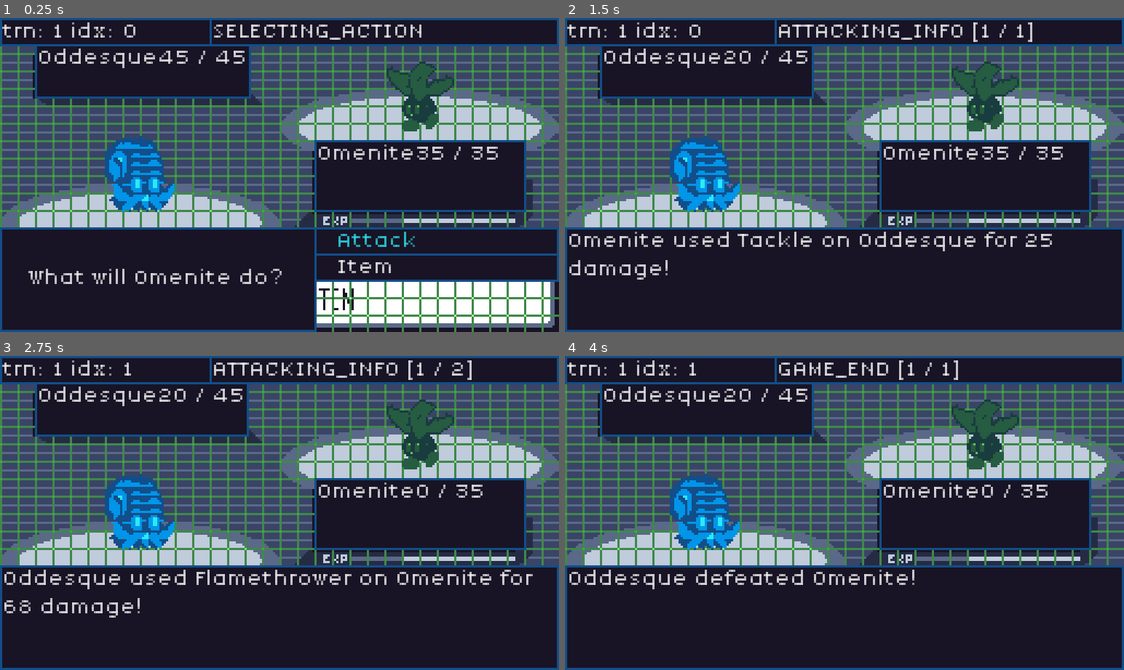
Above: before the commit, frames 1-4 (two rows, left to right).
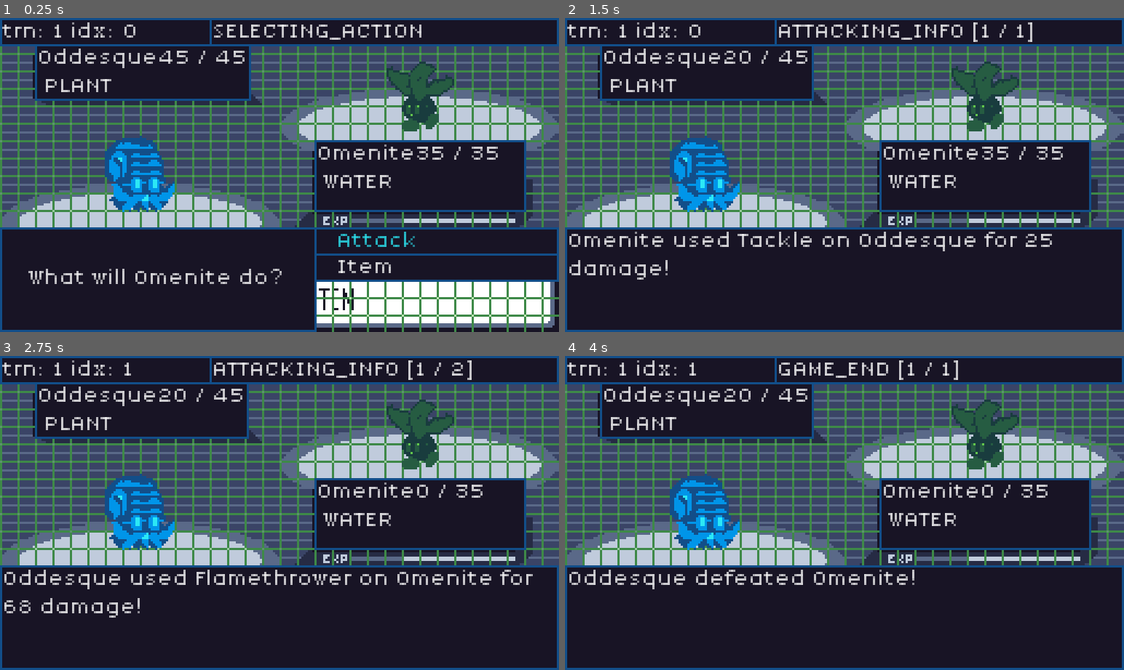
Above: after the commit, the same moments.

Repository: JakeTaussig/rpg-rougelike
Game: Godot game, scene res://scenes/battle.tscn
The game is run twice, just before and just after one commit, with the same random seed, the same clock (stepped at 60 frames per second) and the same inputs.
Inputs:
- Up to frame 1 (0.25 s): no input
- Up to frame 2 (1.5 s): click "Attack" at 0.5 s; click "Tackle" at 1.25 s
- Up to frame 3 (2.75 s): click "Continue" at 2 s
- Up to frame 4 (4 s): click "Continue" at 2.75 s; click "Continue" at 3.5 s

The runs differ from the first frame. In frame 1, 0.9% of the frame differs, in the area x 6-70%, y 19-55%; in frame 2, 0.9%; in frame 3, 0.9%; in frame 4, 0.9%.

Commit message:
render monster type with HP

Diff:
--- a/scripts/battle.gd
+++ b/scripts/battle.gd
@@ -69,6 +69,9 @@
 		%EnemyPanel.text = "Enemy ?"
 	%PlayerPanel.text = %Player.monster.character_name + str(%Player.monster.hp) + " / " + str(%Player.monster.max_hp)
 
+	%EnemyPanel.text += "\n %s" % MovesList.Type.keys()[enemies[0].monster.type]
+	%PlayerPanel.text += "\n %s" % MovesList.Type.keys()[$Player.monster.type]
+
 func _on_continue_button_pressed() -> void:
 	current_state.handle_continue()
 
